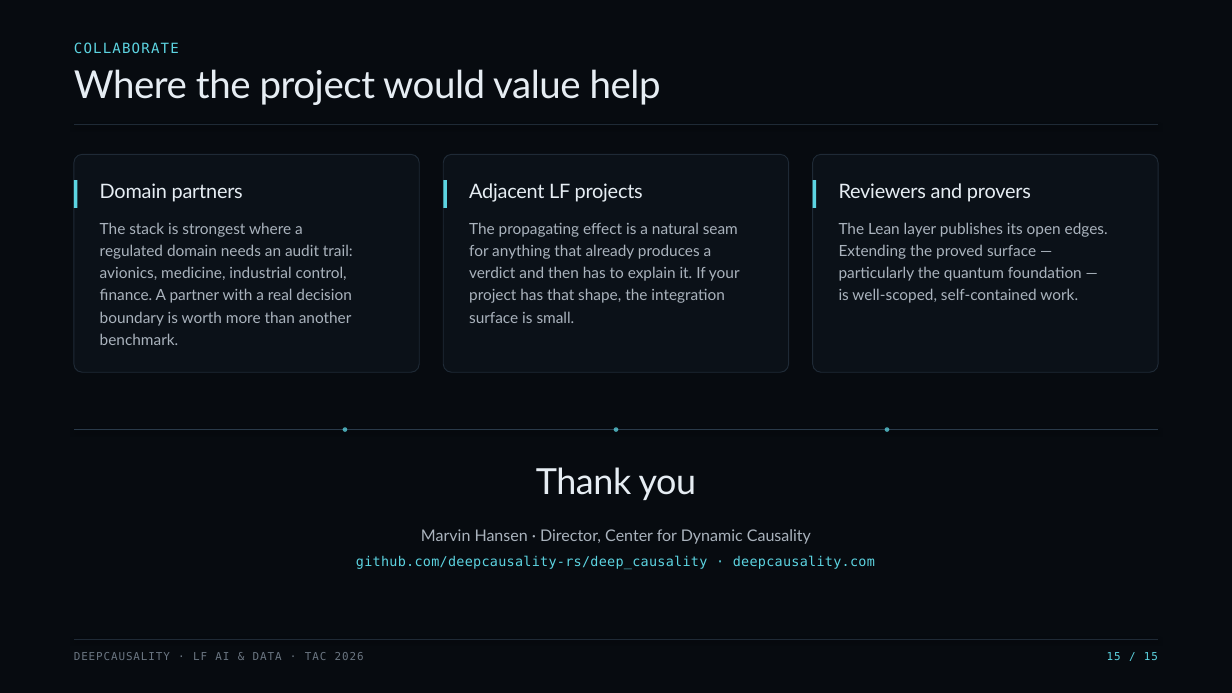
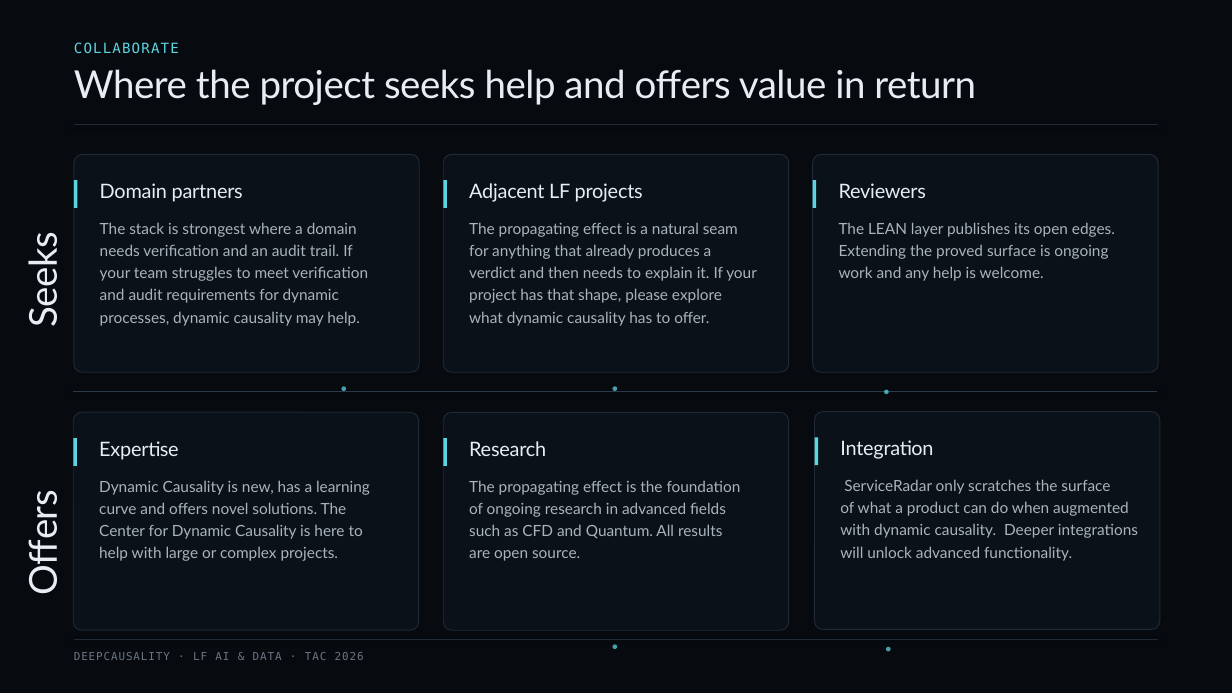
Before and after one commit to deepcausality-rs/deep_causality, a slide deck: slide 14 of docs/LF/slides/LF_2026/DeepCausality_TAC_2026.pptx (slide 15 before the commit). Drawn at 1232x693 pixels with LibreOffice and Linux fonts; fonts in the diff are those of the drawing. Boxes give left, top, right and bottom in pixels: in the first picture for what was removed or moved away, otherwise in the second. Text is boxed around its words. In the diff, an @@ line names an element or a change of style, - is before the commit and + after.

```diff
--- a/docs/LF/slides/LF_2026/DeepCausality_TAC_2026.pptx
+++ b/docs/LF/slides/LF_2026/DeepCausality_TAC_2026.pptx
@@ text at (74, 69, 976, 105): text changed @@
-Where the project would value help
+Where the project seeks help and offers value in return
@@ text at (839, 183, 926, 198): text changed @@
-Reviewers and provers
+Reviewers
@@ text at (100, 222, 368, 326): text changed @@
-The stack is strongest where a
-regulated domain needs an audit trail:
-avionics, medicine, industrial control,
-finance. A partner with a real decision
-boundary is worth more than another
-benchmark.
+The stack is strongest where a domain
+needs verification and an audit trail. If
+your team struggles to meet verification
+and audit requirements for dynamic
+processes, dynamic causality may help.
@@ text at (839, 222, 1115, 281): text changed @@
-The Lean layer publishes its open edges.
-Extending the proved surface —
-particularly the quantum foundation —
-is well-scoped, self-contained work.
+The LEAN layer publishes its open edges.
+Extending the proved surface is ongoing
+work and any help is welcome.
@@ text added at (19, 241, 65, 325), 30 pt, text #E6EDF3 @@
+Seeks
@@ text at (469, 266, 757, 326): text changed @@
-verdict and then has to explain it. If your
-project has that shape, the integration
-surface is small.
+verdict and then needs to explain it. If your
+project has that shape, please explore
+what dynamic causality has to offer.
@@ 2 ellipses, 1 line: place and size @@
-2 ellipses, 1 line at (74, 427, 1158, 432)
+2 ellipses, 1 line at (73, 386, 1158, 392)
@@ rounded rectangle added at (73, 412, 419, 630), fill #0B1118, outline #1F2A36 0.75 pt @@
@@ rounded rectangle added at (444, 412, 789, 630), fill #0B1118, outline #1F2A36 0.75 pt @@
@@ rounded rectangle added at (815, 411, 1161, 629), fill #0B1118, outline #1F2A36 0.75 pt @@
@@ ellipse: place and size @@
-ellipse at (884, 427, 889, 432)
+ellipse at (884, 390, 889, 395)
@@ rectangle added at (73, 438, 77, 466), fill #5CD4E1 @@
@@ text added at (99, 441, 178, 460), 15.5 pt, text #E6EDF3 @@
+Expertise
@@ rectangle added at (444, 438, 447, 466), fill #5CD4E1 @@
@@ text added at (469, 441, 546, 456), 15.5 pt, text #E6EDF3 @@
+Research
@@ rectangle added at (815, 437, 819, 465), fill #5CD4E1 @@
@@ text added at (840, 440, 933, 459), 15.5 pt, text #E6EDF3 @@
+Integration
@@ text removed at (536, 467, 697, 500) @@
-Thank you
@@ text added at (840, 479, 1138, 561), 12 pt, text #AAB3BD @@
+ServiceRadar only scratches the surface
+of what a product can do when augmented
+with dynamic causality. Deeper integrations
+will unlock advanced functionality.
@@ text added at (19, 500, 65, 593), 30 pt, text #E6EDF3 @@
+Offers
@@ text added at (99, 480, 370, 561), 12 pt, text #AAB3BD @@
+Dynamic Causality is new, has a learning
+curve and offers novel solutions. The
+Center for Dynamic Causality is here to
+help with large or complex projects.
@@ text added at (469, 480, 741, 561), 12 pt, text #AAB3BD @@
+The propagating effect is the foundation
+of ongoing research in advanced fields
+such as CFD and Quantum. All results
+are open source.
@@ text removed at (421, 529, 811, 544) @@
-Marvin Hansen · Director, Center for Dynamic Causality
@@ text removed at (356, 555, 875, 569) @@
-github.com/deepcausality-rs/deep_causality · deepcausality.com
@@ ellipse added at (613, 644, 617, 649), fill #5CD4E1 at 75% opacity @@
@@ ellipse added at (886, 647, 891, 652), fill #5CD4E1 at 75% opacity @@
@@ text removed at (1107, 652, 1158, 660) @@
-15 / 15
```
Also in this commit, not shown: 9 other slides changed, 5 slides added, 5 slides removed, 1 other file.
